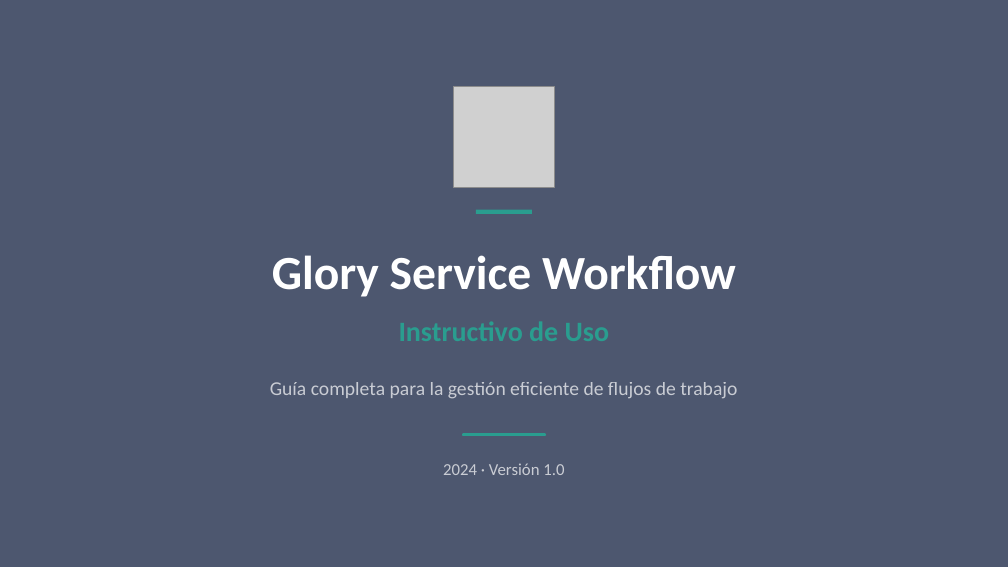
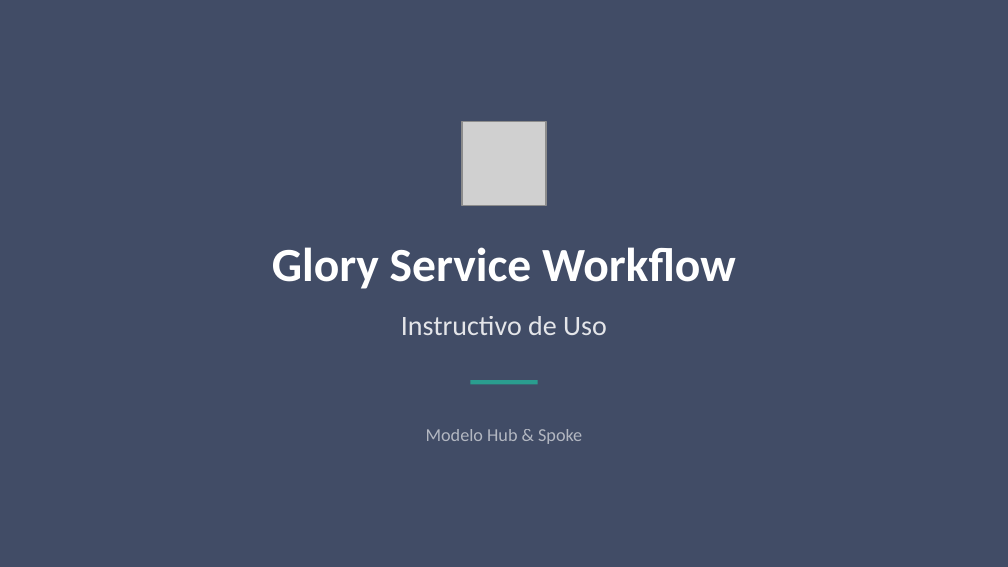
Before and after one commit to Proyectlondon/Glory-Service-Workflow, a slide deck: slide 1 of download/Glory_Service_Workflow_Instructivo.pptx. Drawn at 1008x567 pixels with LibreOffice and Linux fonts; fonts in the diff are those of the drawing; grey boxes stand for pictures; background and template pictures are left out. Boxes give left, top, right and bottom in pixels: in the first picture for what was removed or moved away, otherwise in the second. Text is boxed around its words. In the diff, an @@ line names an element or a change of style, - is before the commit and + after.

```diff
--- a/download/Glory_Service_Workflow_Instructivo.pptx
+++ b/download/Glory_Service_Workflow_Instructivo.pptx
@@ rectangle at (0, 0, 1008, 566): fill #122040 at 75% opacity to #122040 at 80% opacity @@
@@ picture: place and size @@
-picture at (454, 87, 554, 187)
+picture at (462, 122, 545, 206)
@@ text "Glory Service Workflow": place and size @@
-text "Glory Service Workflow" at (272, 255, 736, 297)
+text "Glory Service Workflow" at (272, 247, 736, 289)
@@ text "Instructivo de Uso": place and size @@
-text "Instructivo de Uso" at (584, 382, 604, 395)
+text "Instructivo de Uso" at (401, 316, 607, 335)
@@ text "Instructivo de Uso" at (401, 316, 607, 335): text colour #2A9D8F to #FFFFFF at 85% opacity, bold off; line spacing 1 to 26pt; more space between paragraphs @@
@@ rectangle: place and size @@
-rectangle at (476, 210, 532, 214)
+rectangle at (471, 380, 538, 384)
@@ text at (426, 429, 582, 444): text changed; size 14 to 13 pt; text colour #FFFFFF at 70% opacity to #FFFFFF at 60% opacity @@
-Guía completa para la gestión eficiente de flujos de trabajo
+Modelo Hub & Spoke
@@ rounded rectangle removed at (462, 433, 545, 436) @@
@@ text removed at (443, 463, 564, 475) @@
-2024 · Versión 1.0
```
Also in this commit, not shown: 9 slides added, 9 slides removed, 29 other files.
